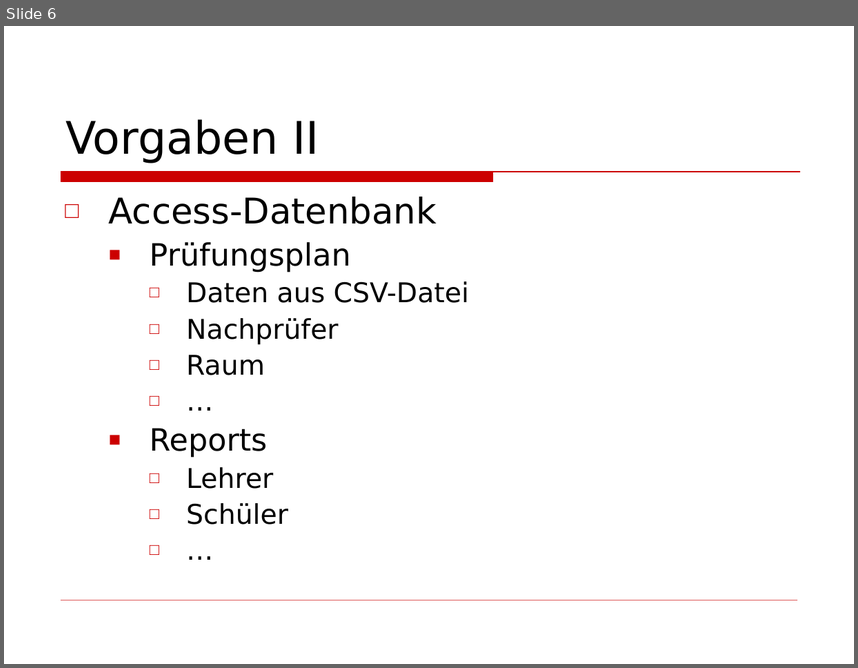
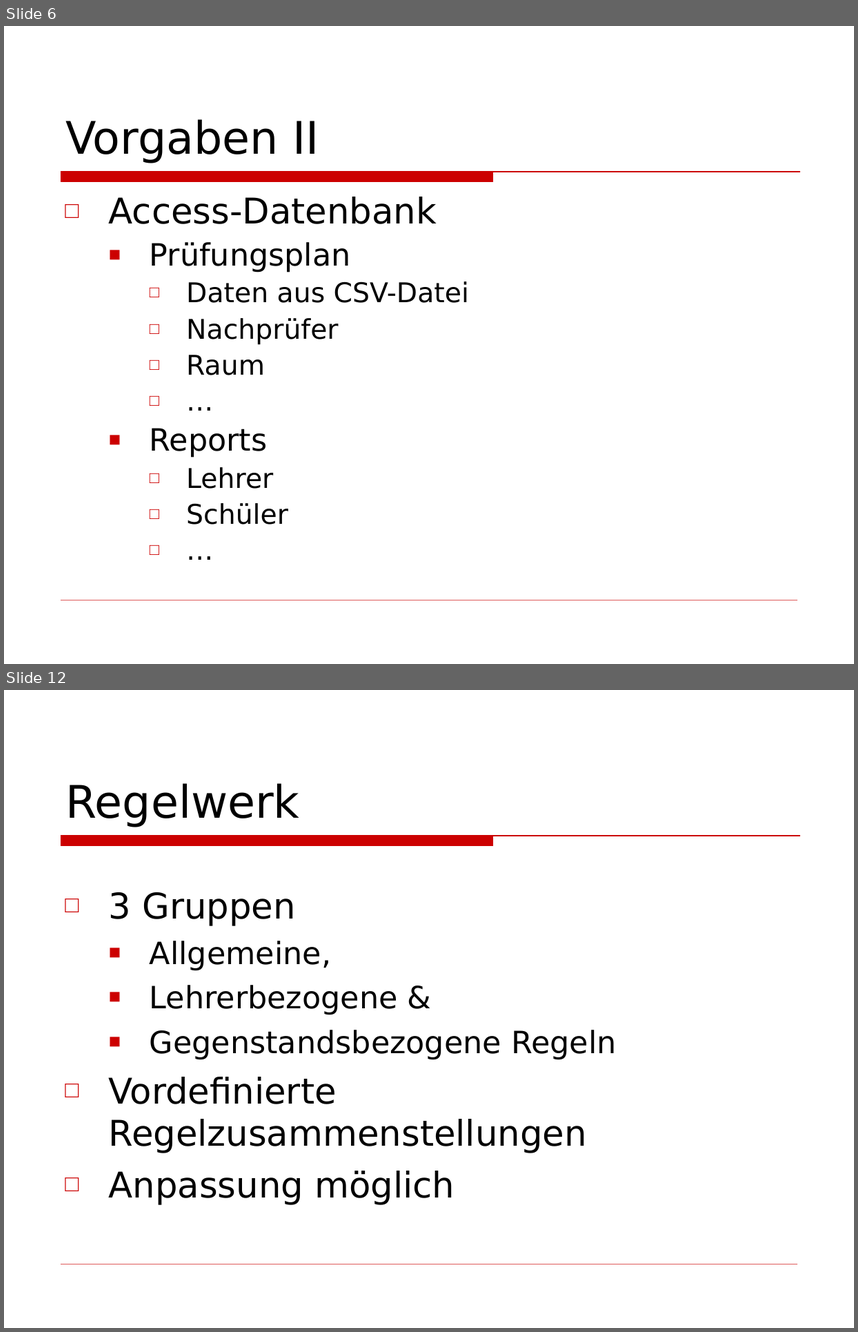
Before and after one commit to BackupTheBerlios/wiptp-svn, a slide deck: docs/Präsentation.ppt. Shown one above the other, each under a label of ours: slide 6 before the commit, slides 6 and 12 after it; the slides between them are not shown. The pictures are 858x668 and 858x1332 pixels, drawn with LibreOffice and Linux fonts; fonts in the diff are those of the drawing; background and template pictures are left out. Boxes give left, top, right and bottom in pixels: in the first picture for what was removed or moved away, otherwise in the second. Text is boxed around its words. In the diff, an @@ line names an element or a change of style, - is before the commit and + after.

```diff
--- a/docs/Präsentation.ppt
+++ b/docs/Präsentation.ppt
@@ slide 12 added at [4,690,854,1328], background picture (left out); not listed: 2 template elements that a slide beside it also shows @@
@@ title added at [65,783,299,827], 38 pt, text #000000 @@
+Regelwerk
@@ text added at [109,892,616,1205], 30 pt, text #000000 @@
+□ 3 Gruppen
+  ■ Allgemeine,
+  ■ Lehrerbezogene &
+  ■ Gegenstandsbezogene Regeln
+□ Vordefinierte Regelzusammenstellungen
+□ Anpassung möglich
```
Also in this commit, not shown: 7 slides changed, 2 other slides added, 3 slides removed, 1 other file.
